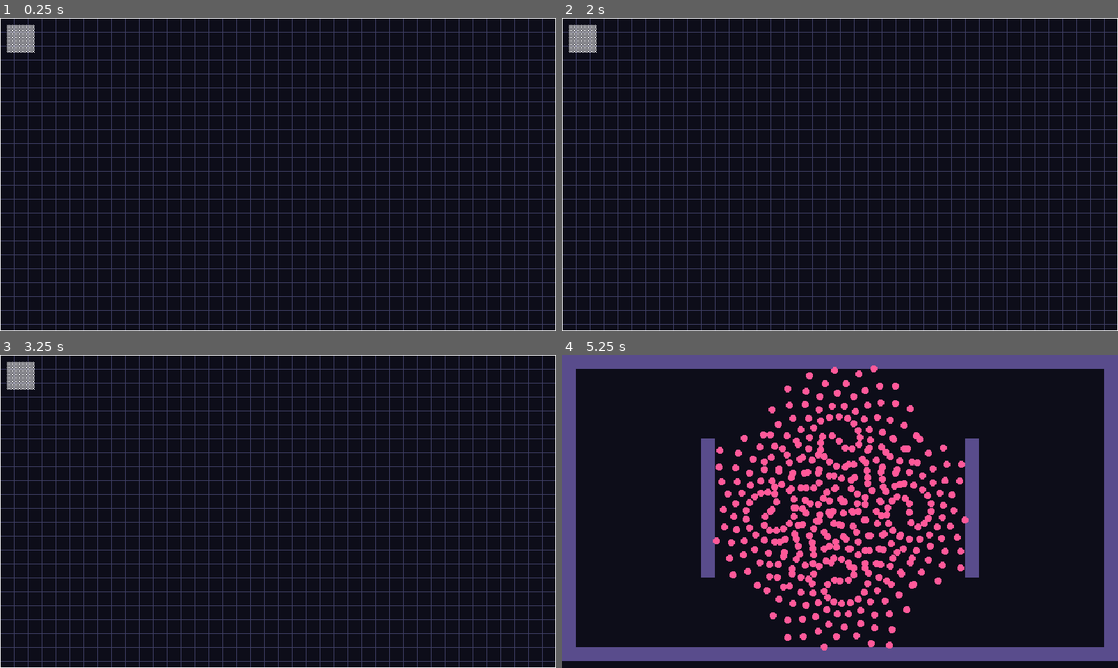
Above: before the commit, frames 1-4 (two rows, left to right).
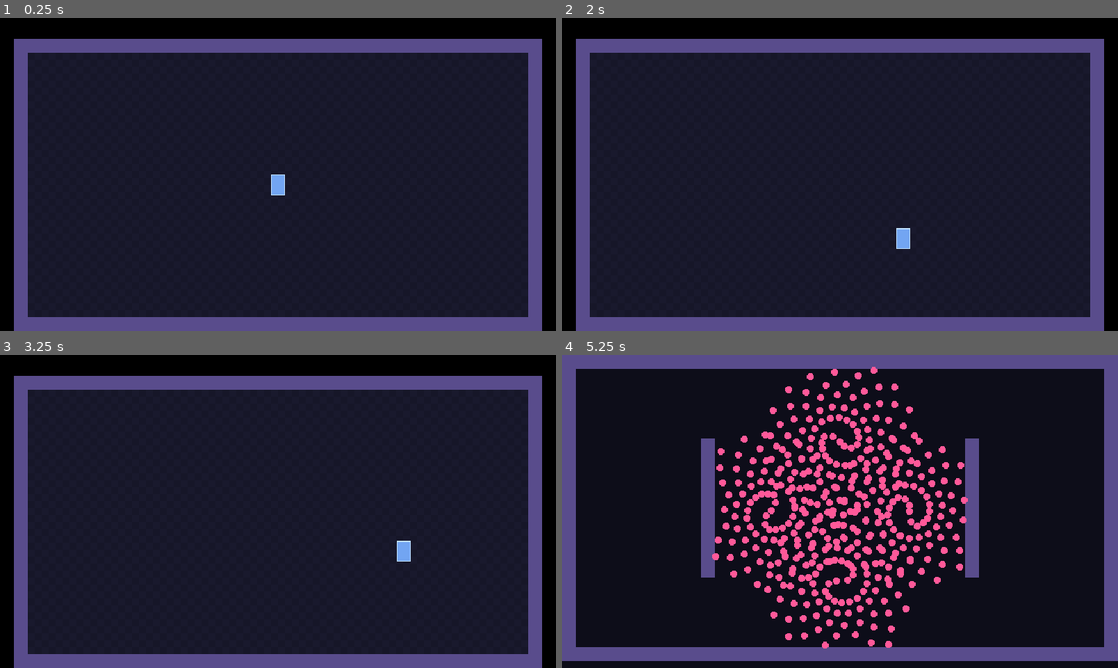
Above: after the commit, the same moments.

Repository: Kroustille/hypnagogia
Game: Godot game, scene res://main/main.tscn
Same seed, same stepped clock (60 frames per second), same inputs: the game is played once before the commit and once after it.
Inputs:
- Up to frame 1 (0.25 s): no input
- Up to frame 2 (2 s): tap Enter at 0.5 s; hold D (move_right, bound only after the commit) 0.53-1.28 s; hold S (move_down, bound only after the commit) from 1.28 s (still down)
- Up to frame 3 (3.25 s): release S (move_down, bound only after the commit) at 2.03 s; hold D (move_right, bound only after the commit) 2.03-2.78 s; hold W (move_up, bound only after the commit) from 2.78 s (still down)
- Up to frame 4 (5.25 s): release W (move_up, bound only after the commit) at 3.53 s; hold A (move_left, bound only after the commit) 3.53-5.03 s; tap F5 (debug_load_test) at 4.15 s; tap F2 (debug_toggle_collisions, bound only after the commit) at 4.9 s; hold S (move_down, bound only after the commit) from 5.03 s (still down)

The runs differ from the first frame. In frame 1, 32% of the frame differs, in the area x 0-100%, y 0-100%; in frame 2, 32%; in frame 3, 32%; in frame 4, 3.6%.

Commit message:
feat(player): add arena with 8-direction player movement
Co-Authored-By: Claude Sonnet 5.5 <noreply@anthropic.com>

Diff:
--- a/game/core/constants.gd
+++ b/game/core/constants.gd
@@ -4,8 +4,15 @@
 const TILE_SIZE: int = 16
 const VIEWPORT: Vector2i = Vector2i(640, 360)
 
+## Height in pixels of the HUD band above the room (empty until story 2.7).
+const HUD_BAND_HEIGHT: int = 24
+## Playable tiles of a one-screen room, walls excluded.
+const ROOM_TILES: Vector2i = Vector2i(36, 19)
+
 ## Node group of every BulletManager, read by the F3 overlay.
 const GROUP_BULLET_MANAGERS: StringName = &"bullet_managers"
+## Node group of every CollisionShape2D shown by the F2 debug overlay.
+const GROUP_DEBUG_SHAPES: StringName = &"debug_shapes"
 
 ## Integer scale factor the engine applies to a window of this size (0 when the window is smaller than the viewport, e.g. minimized).
 @warning_ignore("integer_division")
--- /dev/null
+++ b/game/core/player_tuning.gd
@@ -0,0 +1,13 @@
+class_name PlayerTuning
+extends Resource
+## Balancing values of the player's movement. Read-only at runtime (see Tuning.PLAYER).
+## Distances are in tiles, durations in seconds: pixel conversion happens in PlayerMotor and Player.
+
+## Maximum speed, in tiles per second.
+@export_range(0.5, 20.0, 0.1, "or_greater") var move_speed: float = 6.0
+## Seconds to go from standstill to maximum speed.
+@export_range(0.001, 1.0, 0.001, "or_greater") var acceleration_time: float = 0.06
+## Seconds to go from maximum speed to standstill.
+@export_range(0.001, 1.0, 0.001, "or_greater") var deceleration_time: float = 0.04
+## Side of the square hitbox, in tiles (0.375 tile = 6 px).
+@export_range(0.0625, 2.0, 0.0625, "or_greater") var hitbox_size: float = 0.375
--- a/game/core/tuning.gd
+++ b/game/core/tuning.gd
@@ -1,5 +1,6 @@
 @abstract
 class_name Tuning
 ## Static access point to balancing Resources stored in res://data/tuning/.
-## Each story adds its own, e.g.:
-## const PLAYER: PlayerTuning = preload("res://data/tuning/player_tuning.tres")
+## Each story adds its own Resource here. They are read-only at runtime: never assign to them.
+
+const PLAYER: PlayerTuning = preload("res://data/tuning/player_tuning.tres")
--- /dev/null
+++ b/game/data/tuning/player_tuning.tres
@@ -0,0 +1,10 @@
+[gd_resource type="Resource" script_class="PlayerTuning" load_steps=2 format=3]
+
+[ext_resource type="Script" path="res://core/player_tuning.gd" id="1_tuning"]
+
+[resource]
+script = ExtResource("1_tuning")
+move_speed = 6.0
+acceleration_time = 0.06
+deceleration_time = 0.04
+hitbox_size = 0.375
--- /dev/null
+++ b/game/debug/collision_drawer.gd
@@ -0,0 +1,64 @@
+class_name CollisionDrawer
+extends Node2D
+## F2 debug overlay: outlines every CollisionShape2D of the Const.GROUP_DEBUG_SHAPES group.
+## Instantiated by Main in debug builds only. Knows no game class: hitboxes and hurtboxes just join the group.
+## Technical debug drawing: it intentionally bypasses tr() and uses hard-coded colors.
+## This exemption only applies to debug/.
+
+const OUTLINE_COLOR: Color = Color(1.0, 0.2, 0.2)
+const CIRCLE_SEGMENTS: int = 16
+
+
+func _ready() -> void:
+	process_mode = Node.PROCESS_MODE_ALWAYS
+	visible = false
+
+
+func _unhandled_input(event: InputEvent) -> void:
+	if event.is_action_pressed("debug_toggle_collisions"):
+		visible = not visible
+		queue_redraw()
+		get_viewport().set_input_as_handled()
+
+
+func _process(_delta: float) -> void:
+	if visible:
+		queue_redraw()
+
+
+func _draw() -> void:
+	# The canvas transform maps world to screen. Node2D has no get_global_transform_interpolated() in 4.7.2:
+	# the outline follows the physics position, so it can lead the interpolated sprite by under one tick.
+	var canvas: Transform2D = get_viewport().get_canvas_transform()
+	for node: Node in get_tree().get_nodes_in_group(Const.GROUP_DEBUG_SHAPES):
+		var shape_node: CollisionShape2D = node as CollisionShape2D
+		if shape_node == null or shape_node.shape == null or not shape_node.is_inside_tree():
+			continue
+		var to_screen: Transform2D = canvas * shape_node.global_transform
+		var rectangle: RectangleShape2D = shape_node.shape as RectangleShape2D
+		if rectangle != null:
+			_draw_rectangle(rectangle, to_screen)
+			continue
+		var circle: CircleShape2D = shape_node.shape as CircleShape2D
+		if circle != null:
+			_draw_circle_outline(circle, to_screen)
+
+
+func _draw_rectangle(rectangle: RectangleShape2D, to_screen: Transform2D) -> void:
+	var half: Vector2 = rectangle.size / 2.0
+	var corners: PackedVector2Array = PackedVector2Array([
+		to_screen * Vector2(-half.x, -half.y),
+		to_screen * Vector2(half.x, -half.y),
+		to_screen * Vector2(half.x, half.y),
+		to_screen * Vector2(-half.x, half.y),
+	])
+	corners.append(corners[0])
+	draw_polyline(corners, OUTLINE_COLOR, 1.0)
+
+
+func _draw_circle_outline(circle: CircleShape2D, to_screen: Transform2D) -> void:
+	var points: PackedVector2Array = PackedVector2Array()
+	for i: int in CIRCLE_SEGMENTS + 1:
+		var angle: float = TAU * i / CIRCLE_SEGMENTS
+		points.append(to_screen * (Vector2.from_angle(angle) * circle.radius))
+	draw_polyline(points, OUTLINE_COLOR, 1.0)
--- a/game/main/main.gd
+++ b/game/main/main.gd
@@ -2,13 +2,14 @@
 extends Node
 ## Application root. Hosts the active scene and the UI layer.
 
-const SCALE_TEST_PATTERN_PATH: String = "res://debug/scale_test_pattern.tscn"
+const ARENA_PATH: String = "res://rooms/arena/arena.tscn"
 const BULLET_LOAD_TEST_PATH: String = "res://debug/bullet_load_test.tscn"
 
 var _last_scale_factor: int = -1
 var _load_test_active: bool = false
 
 @onready var _active_scene: Node = %ActiveScene
+@onready var _ui: CanvasLayer = %UI
 
 
 func _ready() -> void:
@@ -16,7 +17,8 @@
 	if OS.is_debug_build():
 		_check_viewport_size()
 		_check_collision_layer_names()
-		_show_debug_scene(SCALE_TEST_PATTERN_PATH)
+		_ui.add_child(CollisionDrawer.new())
+	_show_scene(ARENA_PATH)
 	get_window().size_changed.connect(_on_window_size_changed)
 	_on_window_size_changed()
 
@@ -43,23 +45,24 @@
 		return
 	if event.is_action_pressed("debug_load_test"):
 		var wants_load_test: bool = not _load_test_active
-		var path: String = BULLET_LOAD_TEST_PATH if wants_load_test else SCALE_TEST_PATTERN_PATH
-		if _show_debug_scene(path):
+		var path: String = BULLET_LOAD_TEST_PATH if wants_load_test else ARENA_PATH
+		# Flip the flag only after a successful load, so a failed load cannot desynchronize it.
+		if _show_scene(path):
 			_load_test_active = wants_load_test
 		get_viewport().set_input_as_handled()
 
 
-## Debug only: replaces the content of ActiveScene by a debug scene. Returns false if it cannot load.
-func _show_debug_scene(path: String) -> bool:
-	var debug_scene: PackedScene = load(path) as PackedScene
-	if debug_scene == null:
-		Log.warn("ui", "debug scene not found at %s" % path)
+## Replaces the content of ActiveScene by the scene at path. Returns false if it cannot load.
+func _show_scene(path: String) -> bool:
+	var scene: PackedScene = load(path) as PackedScene
+	if scene == null:
+		Log.warn("ui", "scene not found at %s" % path)
 		return false
 	for child: Node in _active_scene.get_children():
-		# Out of the tree at once, so its node groups (bullet managers) stop counting this frame.
+		# Out of the tree at once, so its node groups (bullet managers, debug shapes) stop counting this frame.
 		_active_scene.remove_child(child)
 		child.queue_free()
-	_active_scene.add_child(debug_scene.instantiate())
+	_active_scene.add_child(scene.instantiate())
 	return true
 
 
--- a/game/main/main.tscn
+++ b/game/main/main.tscn
@@ -10,5 +10,6 @@
 unique_name_in_owner = true
 
 [node name="UI" type="CanvasLayer" parent="."]
+unique_name_in_owner = true
 
 [node name="PerfOverlay" parent="UI" instance=ExtResource("2_perf")]
--- /dev/null
+++ b/game/player/player.gd
@@ -0,0 +1,55 @@
+class_name Player
+extends CharacterBody2D
+## The player. Node origin = center of the torso: shots (story 1.5) will start from there.
+## Movement reads the InputMap in _physics_process and obeys GameClock.
+
+## Placeholder sprite size in pixels (structural, not gameplay). Real sprites come with epic 7.
+const SPRITE_SIZE: Vector2i = Vector2i(16, 24)
+# Placeholder colors until epic 7.
+const SPRITE_FILL_COLOR: Color = Color(0.45, 0.65, 0.95)
+const SPRITE_RIM_COLOR: Color = Color(0.75, 0.88, 1.0)
+
+var _motor: PlayerMotor
+
+@onready var _sprite: Sprite2D = %Sprite
+@onready var _hitbox: CollisionShape2D = %Hitbox
+
+
+func _ready() -> void:
+	motion_mode = CharacterBody2D.MOTION_MODE_FLOATING
+	collision_layer = Const.LAYER_PLAYER
+	collision_mask = Const.LAYER_WALLS
+	_motor = PlayerMotor.new(Tuning.PLAYER)
+
+	_sprite.centered = true
+	_sprite.offset = Vector2.ZERO
+	_sprite.texture = _make_sprite_texture()
+
+	# A fresh shape per instance: never modify a sub-resource shared by the scene.
+	var shape: RectangleShape2D = RectangleShape2D.new()
+	shape.size = Vector2.ONE * Tuning.PLAYER.hitbox_size * Const.TILE_SIZE
+	_hitbox.shape = shape
+	_hitbox.position = Vector2.ZERO
+	_hitbox.add_to_group(Const.GROUP_DEBUG_SHAPES)
+
+
+func _physics_process(delta: float) -> void:
+	var clock_scale: float = GameClock.scale(GameClock.Group.PLAYER)
+	var wish: Vector2 = Input.get_vector(&"move_left", &"move_right", &"move_up", &"move_down")
+	var motor_velocity: Vector2 = _motor.step(wish, delta * clock_scale)
+	# move_and_slide() integrates with the unscaled physics delta: scaling the velocity is the same as scaling delta.
+	# velocity is rewritten every tick from the motor: move_and_slide() alters it when sliding, never read it back.
+	velocity = motor_velocity * clock_scale
+	move_and_slide()
+
+
+func _make_sprite_texture() -> Texture2D:
+	var image: Image = Image.create(SPRITE_SIZE.x, SPRITE_SIZE.y, false, Image.FORMAT_RGBA8)
+	image.fill(SPRITE_FILL_COLOR)
+	for x: int in SPRITE_SIZE.x:
+		image.set_pixel(x, 0, SPRITE_RIM_COLOR)
+		image.set_pixel(x, SPRITE_SIZE.y - 1, SPRITE_RIM_COLOR)
+	for y: int in SPRITE_SIZE.y:
+		image.set_pixel(0, y, SPRITE_RIM_COLOR)
+		image.set_pixel(SPRITE_SIZE.x - 1, y, SPRITE_RIM_COLOR)
+	return ImageTexture.create_from_image(image)
--- /dev/null
+++ b/game/player/player.tscn
@@ -0,0 +1,12 @@
+[gd_scene load_steps=2 format=3]
+
+[ext_resource type="Script" path="res://player/player.gd" id="1_player"]
+
+[node name="Player" type="CharacterBody2D"]
+script = ExtResource("1_player")
+
+[node name="Sprite" type="Sprite2D" parent="."]
+unique_name_in_owner = true
+
+[node name="Hitbox" type="CollisionShape2D" parent="."]
+unique_name_in_owner = true
--- /dev/null
+++ b/game/player/player_motor.gd
@@ -0,0 +1,39 @@
+class_name PlayerMotor
+extends RefCounted
+## Pure speed logic of the player: no node, no scene, no clock.
+## The caller passes a delta that is already scaled by GameClock.
+
+## Technical floor for the acceleration and deceleration durations: never divide by zero.
+const MIN_RAMP_TIME: float = 0.001
+
+## Current velocity in px/s. Read-only for the outside.
+var velocity: Vector2 = Vector2.ZERO
+
+var _max_speed_px: float = 0.0
+var _accel_px: float = 0.0
+var _decel_px: float = 0.0
+
+
+func _init(tuning: PlayerTuning) -> void:
+	var acceleration_time: float = _safe_time(tuning.acceleration_time, "acceleration_time")
+	var deceleration_time: float = _safe_time(tuning.deceleration_time, "deceleration_time")
+	_max_speed_px = tuning.move_speed * Const.TILE_SIZE
+	_accel_px = _max_speed_px / acceleration_time
+	_decel_px = _max_speed_px / deceleration_time
+
+
+## Advances the velocity by dt seconds toward the wished direction and returns it (px/s).
+## wish comes from Input.get_vector (length <= 1).
+func step(wish: Vector2, dt: float) -> Vector2:
+	var target: Vector2 = wish * _max_speed_px
+	var rate: float = _accel_px if wish != Vector2.ZERO else _decel_px
+	velocity = velocity.move_toward(target, rate * dt)
+	return velocity
+
+
+func _safe_time(value: float, field: String) -> float:
+	if value < MIN_RAMP_TIME:
+		Log.error("input", "PlayerTuning.%s is %s, using %s" % [field, value, MIN_RAMP_TIME])
+		assert(false, "Invalid PlayerTuning duration")
+		return MIN_RAMP_TIME
+	return value
--- a/game/project.godot
+++ b/game/project.godot
@@ -56,6 +56,35 @@
 "events": [Object(InputEventKey,"resource_local_to_scene":false,"resource_name":"","device":-1,"window_id":0,"alt_press …(196 unchanged characters)…
 }
 
+move_up={
+"deadzone": 0.2,
+"events": [Object(InputEventKey,"resource_local_to_scene":false,"resource_name":"","device":-1,"window_id":0,"alt_pressed":false,"shift_pressed":false,"ctrl_pressed":false,"meta_pressed":false,"pressed":false,"keycode":0,"physical_keycode":87,"key_label":0,"unicode":0,"location":0,"echo":false,"script":null)
+, Object(InputEventJoypadMotion,"resource_local_to_scene":false,"resource_name":"","device":-1,"axis":1,"axis_value":-1.0,"script":null)]
+}
+
+move_down={
+"deadzone": 0.2,
+"events": [Object(InputEventKey,"resource_local_to_scene":false,"resource_name":"","device":-1,"window_id":0,"alt_pressed":false,"shift_pressed":false,"ctrl_pressed":false,"meta_pressed":false,"pressed":false,"keycode":0,"physical_keycode":83,"key_label":0,"unicode":0,"location":0,"echo":false,"script":null)
+, Object(InputEventJoypadMotion,"resource_local_to_scene":false,"resource_name":"","device":-1,"axis":1,"axis_value":1.0,"script":null)]
+}
+
+move_left={
+"deadzone": 0.2,
+"events": [Object(InputEventKey,"resource_local_to_scene":false,"resource_name":"","device":-1,"window_id":0,"alt_pressed":false,"shift_pressed":false,"ctrl_pressed":false,"meta_pressed":false,"pressed":false,"keycode":0,"physical_keycode":65,"key_label":0,"unicode":0,"location":0,"echo":false,"script":null)
+, Object(InputEventJoypadMotion,"resource_local_to_scene":false,"resource_name":"","device":-1,"axis":0,"axis_value":-1.0,"script":null)]
+}
+
+move_right={
+"deadzone": 0.2,
+"events": [Object(InputEventKey,"resource_local_to_scene":false,"resource_name":"","device":-1,"window_id":0,"alt_pressed":false,"shift_pressed":false,"ctrl_pressed":false,"meta_pressed":false,"pressed":false,"keycode":0,"physical_keycode":68,"key_label":0,"unicode":0,"location":0,"echo":false,"script":null)
+, Object(InputEventJoypadMotion,"resource_local_to_scene":false,"resource_name":"","device":-1,"axis":0,"axis_value":1.0,"script":null)]
+}
+
+debug_toggle_collisions={
+"deadzone": 0.2,
+"events": [Object(InputEventKey,"resource_local_to_scene":false,"resource_name":"","device":-1,"window_id":0,"alt_pressed":false,"shift_pressed":false,"ctrl_pressed":false,"meta_pressed":false,"pressed":false,"keycode":0,"physical_keycode":4194333,"key_label":0,"unicode":0,"location":0,"echo":false,"script":null)]
+}
+
 [layer_names]
 
 2d_physics/layer_1="walls"
@@ -72,6 +101,7 @@
 [physics]
 
 common/physics_ticks_per_second=60
+common/physics_interpolation=true
 
 [rendering]
 
--- /dev/null
+++ b/game/rooms/arena/arena.gd
@@ -0,0 +1,102 @@
+class_name Arena
+extends Node2D
+## One-screen room: 36x19 playable tiles inside a closed wall frame, a fixed camera and the player.
+## Floor and Walls are built in code for now (same node names as the painted rooms of epic 4).
+## World origin = top-left corner of the wall frame, in pixels.
+
+const WALL_COLOR: Color = Color(0.35, 0.3, 0.55)
+const FLOOR_COLOR: Color = Color(0.09, 0.09, 0.16)
+const FLOOR_ALT_COLOR: Color = Color(0.10, 0.10, 0.18)
+
+@onready var _floor: TileMapLayer = %Floor
+@onready var _walls: TileMapLayer = %Walls
+@onready var _player: Player = %Player
+@onready var _camera: Camera2D = %Camera
+
+
+func _ready() -> void:
+	if OS.is_debug_build():
+		_check_screen_layout()
+	var frame_cells: Vector2i = Const.ROOM_TILES + Vector2i(2, 2)
+	var frame_px: Vector2 = Vector2(frame_cells * Const.TILE_SIZE)
+
+	_build_tiles(frame_cells)
+
+	# Fixed camera: centered on the room, shifted up by half the HUD band so the band stays free at the top.
+	_camera.position = frame_px / 2.0 - Vector2(0.0, Const.HUD_BAND_HEIGHT / 2.0)
+
+	# Spawn at the center of the playable area. Reset after the placement so interpolation does not trail.
+	_player.position = frame_px / 2.0
+	_player.reset_physics_interpolation()
+	Log.info("room", "arena ready playable=%s tiles" % Const.ROOM_TILES)
+
+
+## The room (walls included) plus the HUD band must fit the viewport exactly in height, with a margin in width.
+func _check_screen_layout() -> void:
+	var height_ok: bool = Const.VIEWPORT.y - Const.HUD_BAND_HEIGHT == (Const.ROOM_TILES.y + 2) * Const.TILE_SIZE
+	var width_margin: int = Const.VIEWPORT.x - (Const.ROOM_TILES.x + 2) * Const.TILE_SIZE
+	if not height_ok or width_margin < 0:
+		Log.error("room", "arena does not fit the viewport (height_ok=%s width_margin=%d)" % [height_ok, width_margin])
+		assert(false, "Arena layout out of sync with Const")
+
+
+func _build_tiles(frame_cells: Vector2i) -> void:
+	var tile_size: Vector2i = Vector2i(Const.TILE_SIZE, Const.TILE_SIZE)
+	var tile_set: TileSet = TileSet.new()
+	tile_set.tile_size = tile_size
+	# The physics layer must exist before the sources join the TileSet: a TileData created earlier would not know it.
+	tile_set.add_physics_layer()
+	tile_set.set_physics_layer_collision_layer(0, Const.LAYER_WALLS)
+	tile_set.set_physics_layer_collision_mask(0, 0)
+
+	var wall_source: TileSetAtlasSource = _make_source(_solid_image(WALL_COLOR), tile_size)
+	var floor_source: TileSetAtlasSource = _make_source(_checker_image(), tile_size)
+	var wall_id: int = tile_set.add_source(wall_source)
+	var floor_id: int = tile_set.add_source(floor_source)
+
+	# Collision square of a wall tile, relative to the tile center.
+	var half: float = Const.TILE_SIZE / 2.0
+	var wall_data: TileData = wall_source.get_tile_data(Vector2i.ZERO, 0)
+	wall_data.add_collision_polygon(0)
+	wall_data.set_collision_polygon_points(0, 0, PackedVector2Array([
+		Vector2(-half, -half), Vector2(half, -half), Vector2(half, half), Vector2(-half, half),
+	]))
+
+	_floor.tile_set = tile_set
+	_walls.tile_set = tile_set
+	for y: int in range(1, frame_cells.y - 1):
+		for x: int in range(1, frame_cells.x - 1):
+			_floor.set_cell(Vector2i(x, y), floor_id, Vector2i.ZERO)
+	for x: int in frame_cells.x:
+		_walls.set_cell(Vector2i(x, 0), wall_id, Vector2i.ZERO)
+		_walls.set_cell(Vector2i(x, frame_cells.y - 1), wall_id, Vector2i.ZERO)
+	for y: int in frame_cells.y:
+		_walls.set_cell(Vector2i(0, y), wall_id, Vector2i.ZERO)
+		_walls.set_cell(Vector2i(frame_cells.x - 1, y), wall_id, Vector2i.ZERO)
+
+
+## Order matters: texture, then region size, then create_tile.
+func _make_source(image: Image, tile_size: Vector2i) -> TileSetAtlasSource:
+	var source: TileSetAtlasSource = TileSetAtlasSource.new()
+	source.texture = ImageTexture.create_from_image(image)
+	source.texture_region_size = tile_size
+	source.create_tile(Vector2i.ZERO)
+	return source
+
+
+func _solid_image(color: Color) -> Image:
+	var image: Image = Image.create(Const.TILE_SIZE, Const.TILE_SIZE, false, Image.FORMAT_RGBA8)
+	image.fill(color)
+	return image
+
+
+## Barely visible checkerboard (2x2 blocks of 8 px) to judge movement on the floor.
+@warning_ignore("integer_division")
+func _checker_image() -> Image:
+	var image: Image = _solid_image(FLOOR_COLOR)
+	var block: int = Const.TILE_SIZE / 2
+	for y: int in Const.TILE_SIZE:
+		for x: int in Const.TILE_SIZE:
+			if (x / block + y / block) % 2 == 1:
+				image.set_pixel(x, y, FLOOR_ALT_COLOR)
+	return image
--- /dev/null
+++ b/game/rooms/arena/arena.tscn
@@ -0,0 +1,20 @@
+[gd_scene load_steps=3 format=3]
+
+[ext_resource type="Script" path="res://rooms/arena/arena.gd" id="1_arena"]
+[ext_resource type="PackedScene" path="res://player/player.tscn" id="2_player"]
+
+[node name="Arena" type="Node2D"]
+script = ExtResource("1_arena")
+
+[node name="Floor" type="TileMapLayer" parent="."]
+unique_name_in_owner = true
+
+[node name="Walls" type="TileMapLayer" parent="."]
+unique_name_in_owner = true
+
+[node name="Player" parent="." instance=ExtResource("2_player")]
+unique_name_in_owner = true
+
+[node name="Camera" type="Camera2D" parent="."]
+process_callback = 0
+unique_name_in_owner = true
Not shown, added: game/core/player_tuning.gd.uid
Not shown, added: game/debug/collision_drawer.gd.uid
Not shown, added: game/player/player.gd.uid
Not shown, added: game/player/player_motor.gd.uid
Not shown, added: game/rooms/arena/arena.gd.uid
